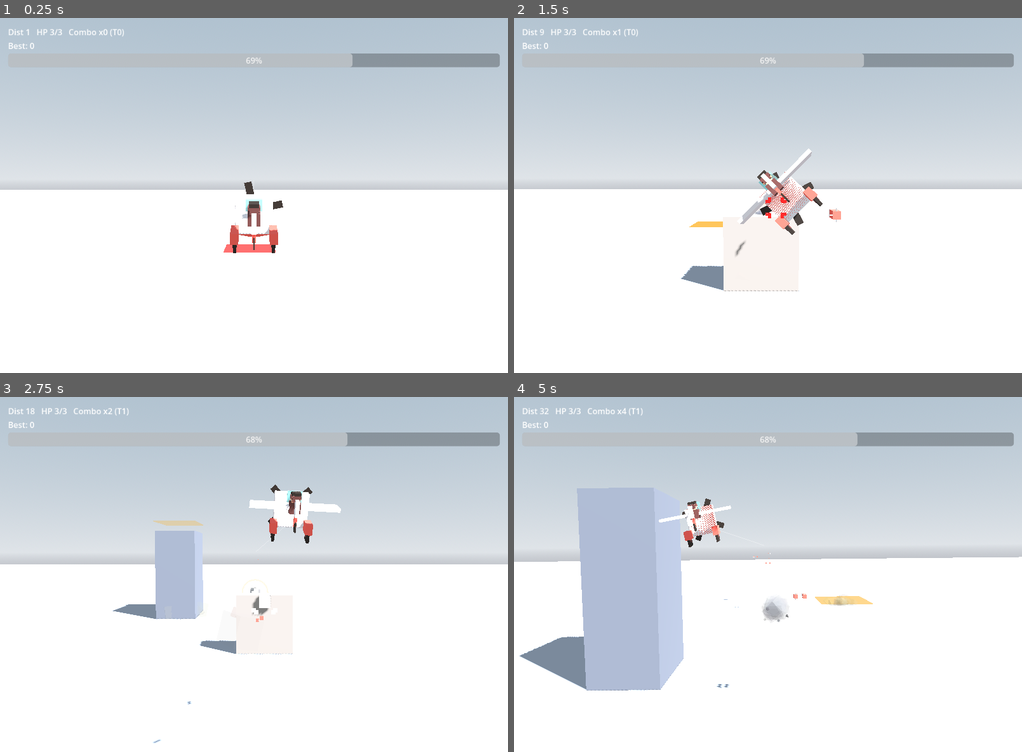
Above: before the commit, frames 1-4 (two rows, left to right).
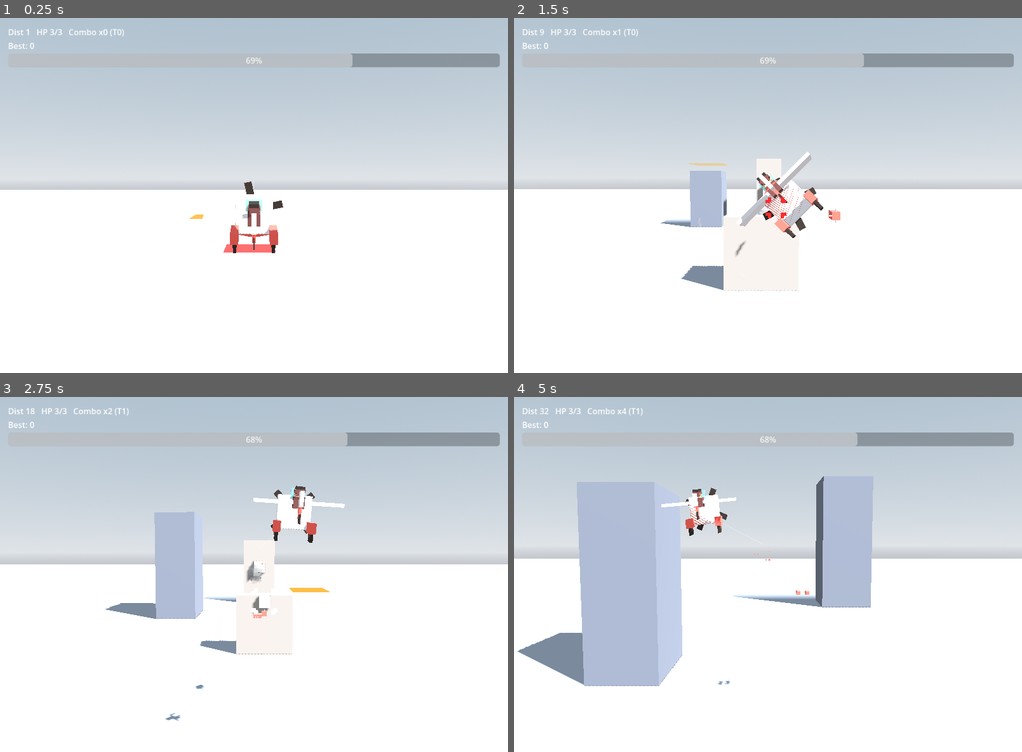
Above: after the commit, the same moments.

Repository: weathermanho/supercent
Game: Godot game, scene res://scenes/Main.tscn
Two runs of this game, one before a commit and one after it. Both use one fixed random seed, a clock stepped at 60 frames per second and the inputs below.
Inputs (mouse positions are in pixels of both pictures, inside the frame that each line leads up to):
- Up to frame 1 (0.25 s): no input
- Up to frame 2 (1.5 s): move the mouse to (879, 177) at 0.52 s; hold Right mouse button (fire_missle) 0.53-1.25 s; click (879, 177) at 0.67 s; drag from (666, 213) to (742, 266) at 1.27 s
- Up to frame 3 (2.75 s): move the mouse to (304, 496) at 2.02 s; hold Right mouse button (fire_missle) from 2.03 s (still down); click (304, 496) at 2.17 s
- Up to frame 4 (5 s): release Right mouse button (fire_missle) at 2.75 s; drag from (742, 645) to (615, 521) at 2.77 s; move the mouse to (920, 627) at 3.52 s; hold Right mouse button (fire_missle) 3.53-4.25 s; click (920, 627) at 3.67 s; drag from (615, 521) to (691, 485) at 4.27 s

The runs differ from the first frame. In frame 1, less than 0.1% of the frame differs, in the area x 37-41%, y 55-57%; in frame 2, 2.4%; in frame 3, 2.2%; in frame 4, 5.9%, in the area x 0-100%, y 22-83%.

Commit message:
tune: 기둥 텔레그래프 거리 +700~800 (조준·발사 시간 여유)
같은 스크롤 속도지만 기둥이 더 멀리서 보이기 시작:
- COLOSSUS 2200 → 2900
- SPIKE 1500 → 2200 (빠른 위협이라 가장 많이 당김)
- FAKE 1800 → 2500
- NORMAL 1800 → 2500

이전엔 기둥이 완전 솟은 뒤 비행기 충돌까지 ~3초여서 조준+미사일
비행시간 빼면 너무 빠듯. 이제 ~5초.

Co-Authored-By: Claude Opus 4.7 <noreply@anthropic.com>

Diff:
--- a/godot_project/scripts/Pillar.gd
+++ b/godot_project/scripts/Pillar.gd
@@ -71,28 +71,28 @@
 			h = 460.0 + randf() * 280.0
 			telegraph_time = 0.9
 			rise_time = 1.6
-			telegraph_x = 2200.0
+			telegraph_x = 2900.0
 		Kind.SPIKE:
 			w = 38.0 + randf() * 22.0
 			d = 38.0 + randf() * 22.0
 			h = 300.0 + randf() * 180.0
 			telegraph_time = 0.32
 			rise_time = 0.22
-			telegraph_x = 1500.0
+			telegraph_x = 2200.0
 		Kind.FAKE:
 			w = 70.0 + randf() * 80.0
 			d = 70.0 + randf() * 80.0
 			h = 200.0 + randf() * 200.0
 			telegraph_time = 0.5
 			rise_time = 0.7
-			telegraph_x = 1800.0
+			telegraph_x = 2500.0
 		_:  # NORMAL / cluster member — WIDE range so some are flyable-over
 			w = 50.0 + randf() * 150.0
 			d = 50.0 + randf() * 150.0
 			h = 130.0 + randf() * 280.0
 			telegraph_time = 0.55
 			rise_time = 0.55
-			telegraph_x = 1800.0
+			telegraph_x = 2500.0
 
 	# Cap ceiling pillars so the descended bottom can't punch through the floor.
 	if from_ceiling:
